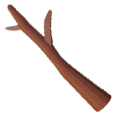
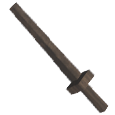
Layer changes from the first 115 × 115 image to the second:
added layer "레이어 17" above "레이어 16" over [9, 2, 109, 114]
hid "레이어 4" over [4, 3, 112, 113]
